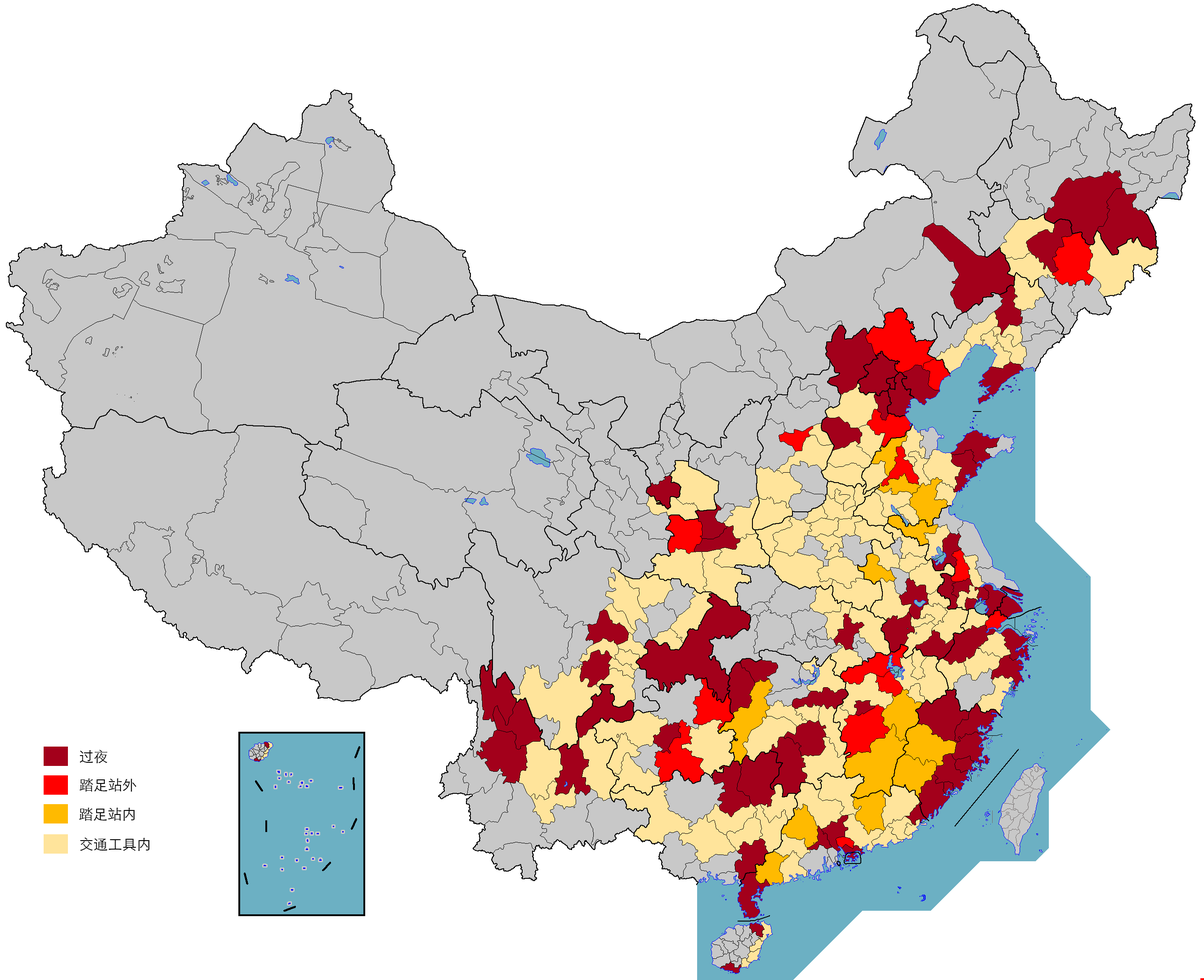
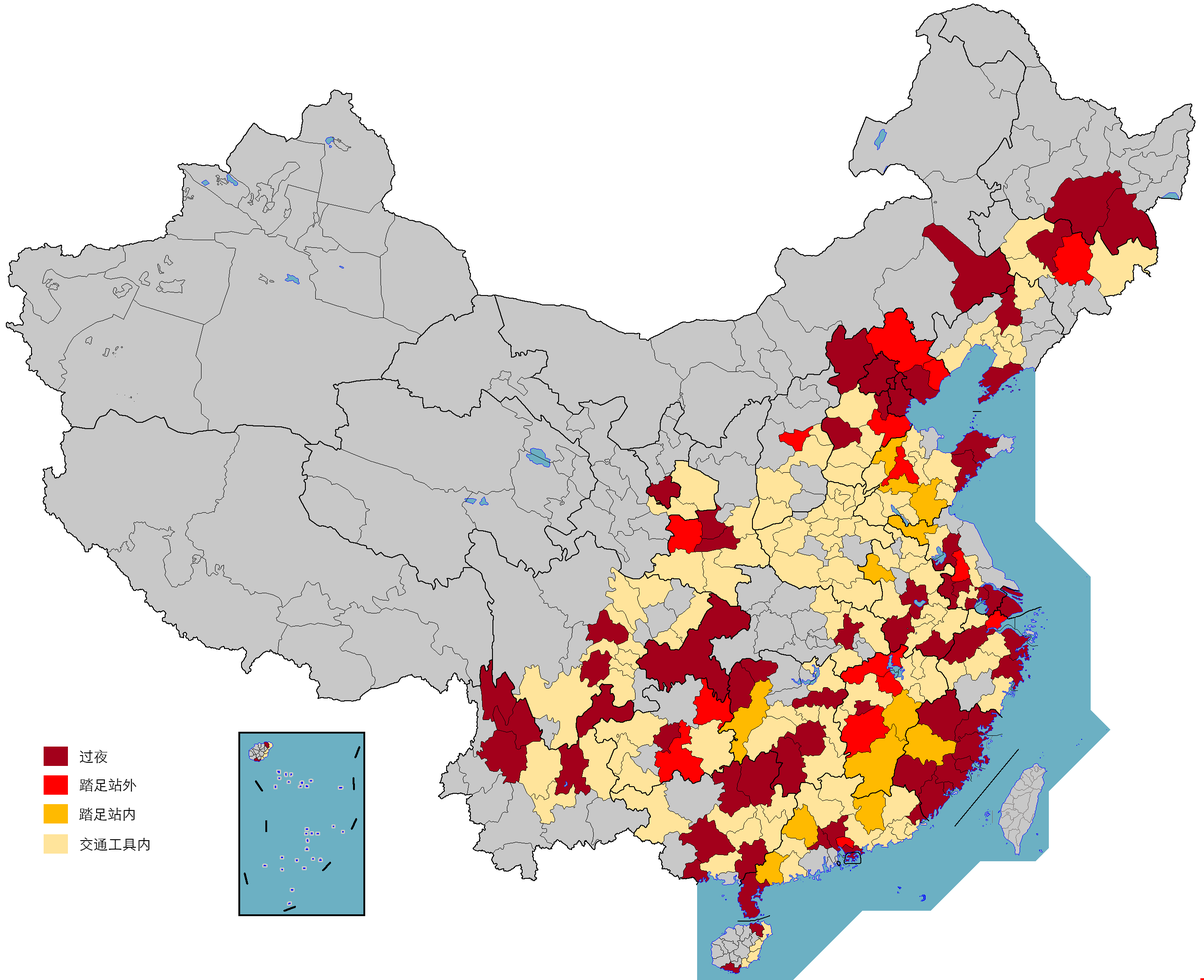
The second 1204px x 980px image is a revision of the first. Changes to its layers:
painted on "Background" over [679, 754, 937, 883]
